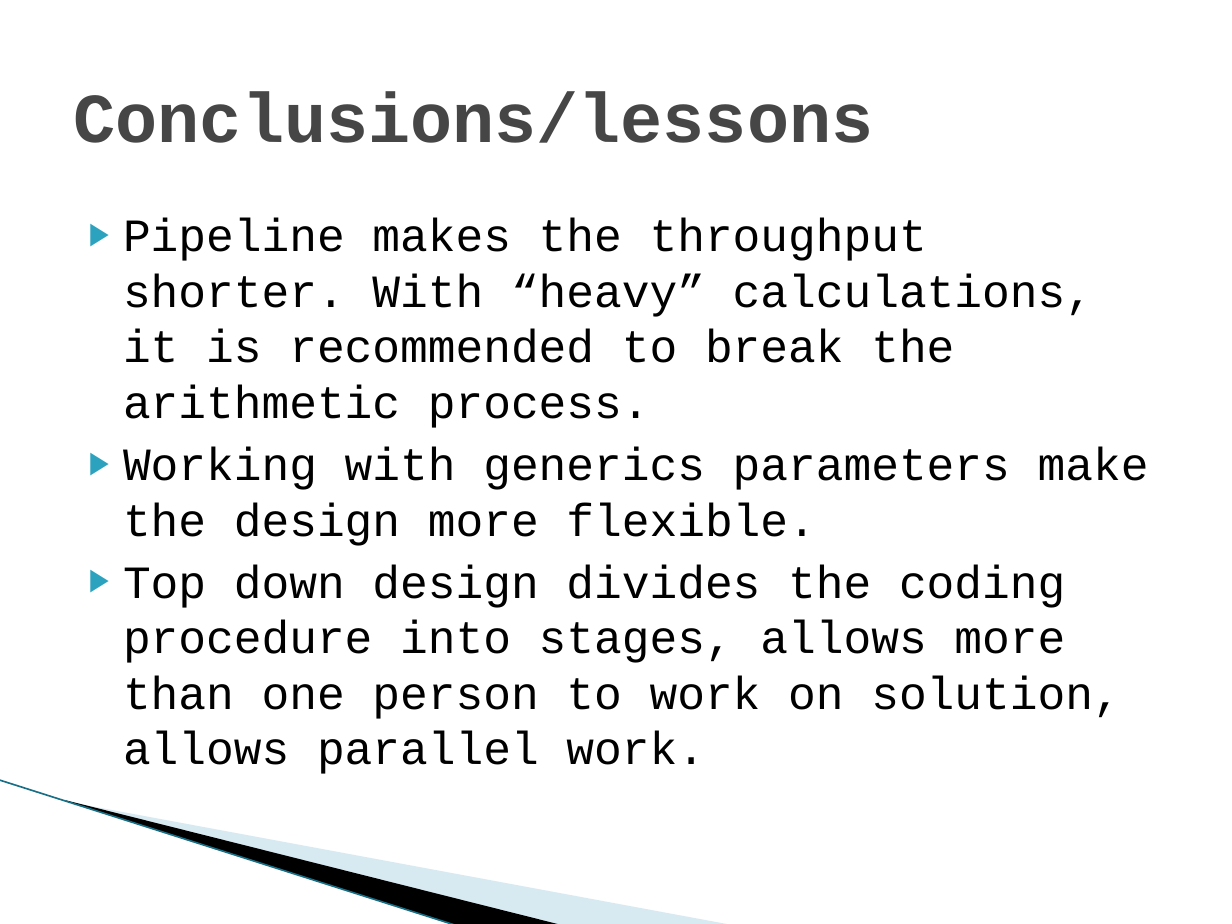
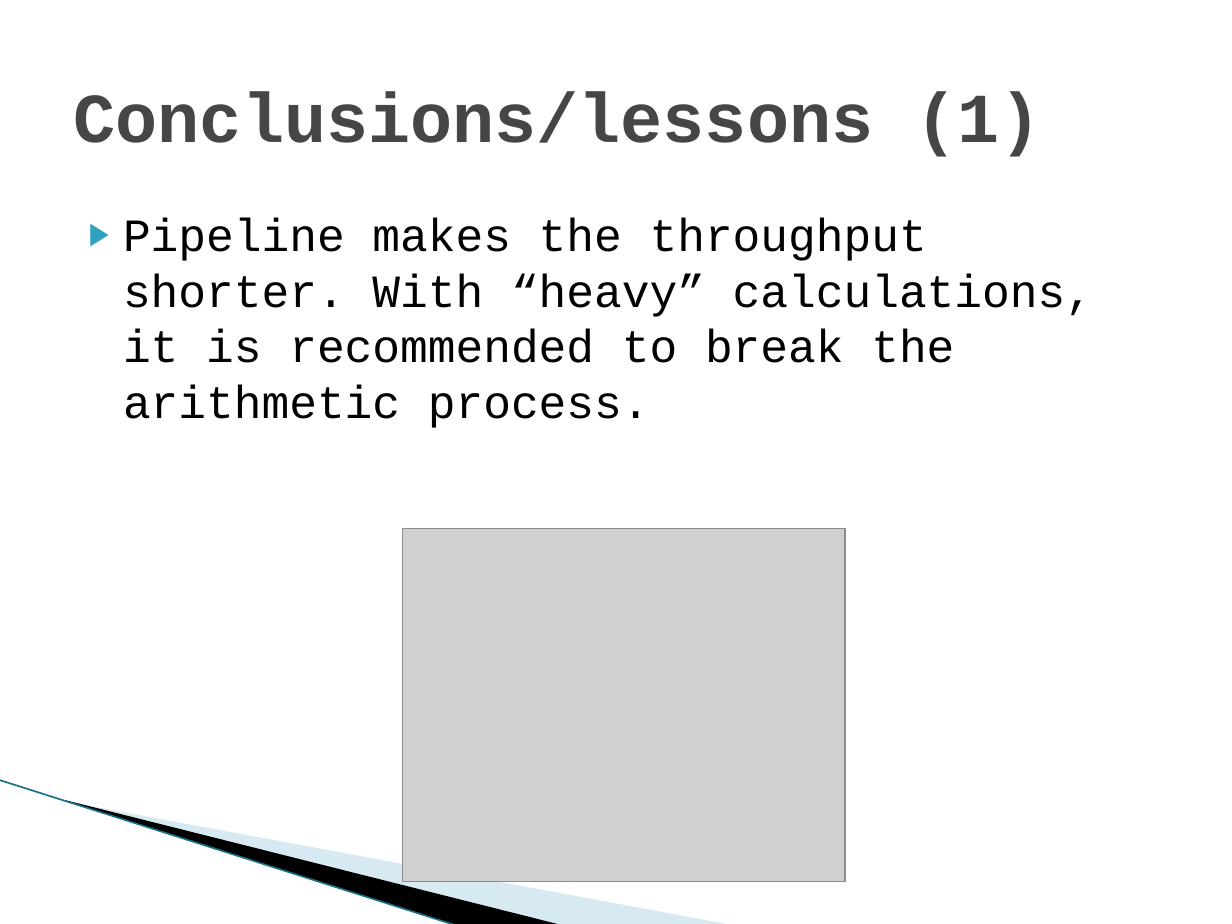
Before and after one commit to shizzz88/image-rotation-technion-ee, a slide deck: slide 41 of Presentation/Final_part_A_Presentation.pptx (slide 34 before the commit). Drawn at 1232x924 pixels with LibreOffice and Linux fonts; fonts in the diff are those of the drawing; grey boxes stand for pictures; background and template pictures are left out. Boxes give left, top, right and bottom in pixels: in the first picture for what was removed or moved away, otherwise in the second. Text is boxed around its words. In the diff, an @@ line names an element or a change of style, - is before the commit and + after.

```diff
--- a/Presentation/Final_part_A_Presentation.pptx
+++ b/Presentation/Final_part_A_Presentation.pptx
@@ title at (x1=74, y1=91, x2=1041, y2=157): text changed @@
-Conclusions/lessons
+Conclusions/lessons (1)
@@ text at (x1=123, y1=447, x2=1149, y2=774): paragraphs removed @@
-▶ Working with generics parameters make the design more flexible.
-▶ Top down design divides the coding procedure into stages, allows more than one person to work on solution, allows parallel work.
@@ picture added at (x1=403, y1=529, x2=845, y2=881) @@
```
Also in this commit, not shown: 4 other slides changed, 9 slides added, 10 other files.
